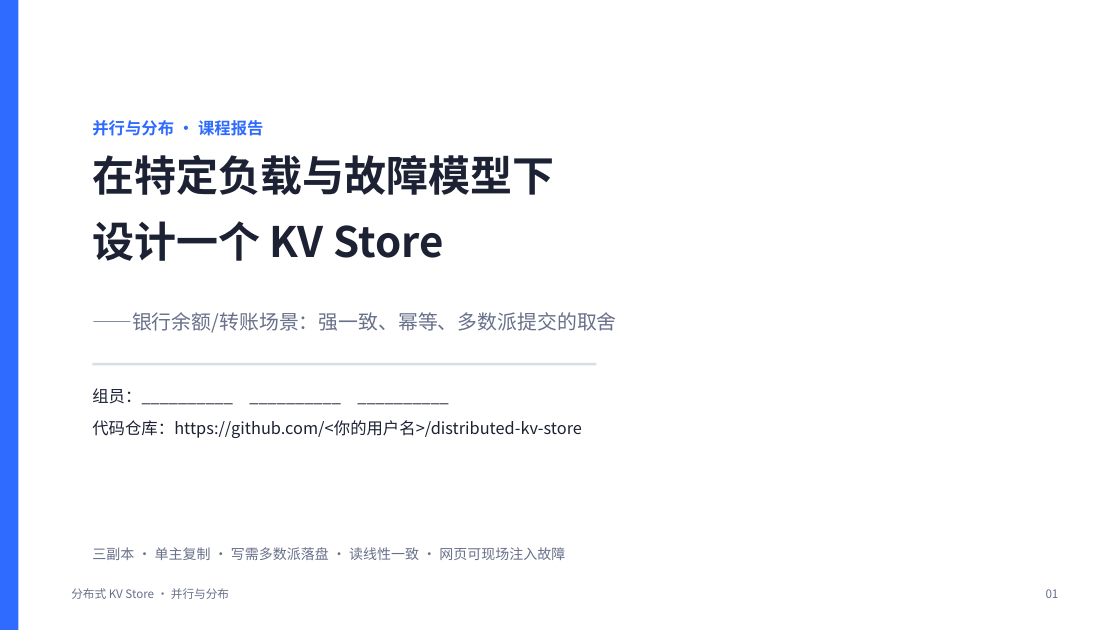
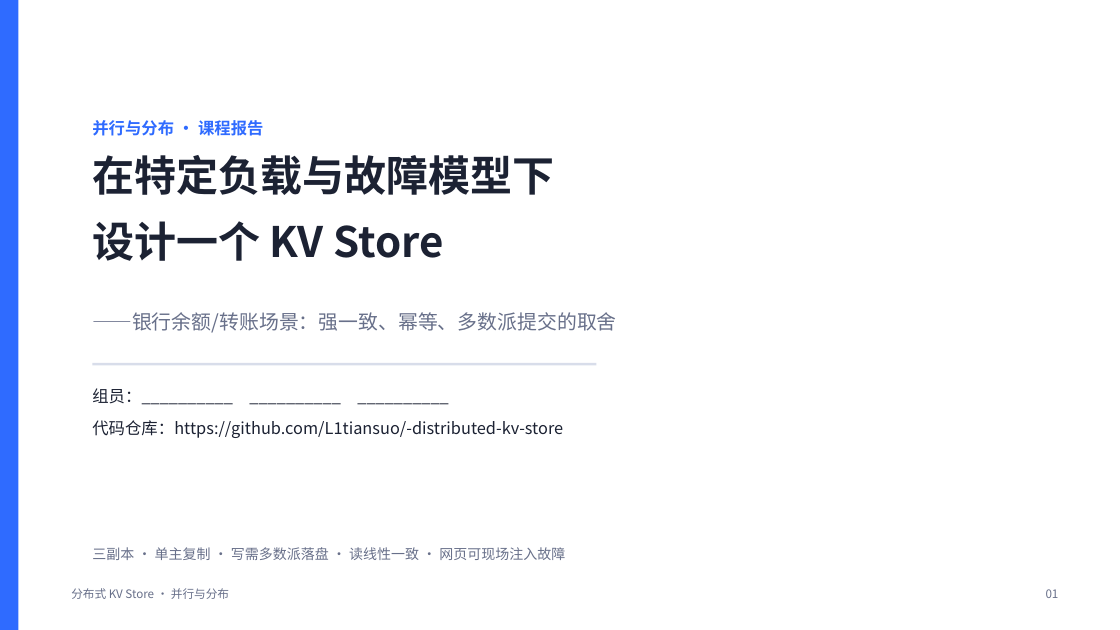
Before and after one commit to L1tiansuo/distributed-kv-store, a slide deck: slide 1 of ppt/分布式KV Store 讲解.pptx. Drawn at 1120x630 pixels with LibreOffice and Linux fonts; fonts in the diff are those of the drawing. Boxes give left, top, right and bottom in pixels: in the first picture for what was removed or moved away, otherwise in the second. Text is boxed around its words. In the diff, an @@ line names an element or a change of style, - is before the commit and + after.

Commit message:
填入真实仓库地址，重新生成报告与 PPT

```diff
--- a/ppt/分布式KV Store 讲解.pptx
+++ b/ppt/分布式KV Store 讲解.pptx
@@ text at [92, 388, 563, 438]: text changed @@
-组员：__________ __________ __________
-代码仓库：https://github.com/<你的用户名>/distributed-kv-store
+组员：__________ __________ __________
+代码仓库：https://github.com/L1tiansuo/-distributed-kv-store
```
Also in this commit, not shown: 1 other slide changed, 4 other files.
